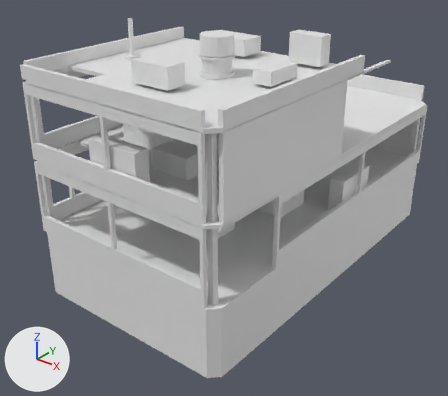
A saved change to the OBJ model cloudbreak-array-r4/assets/tower-n-3-col.obj.
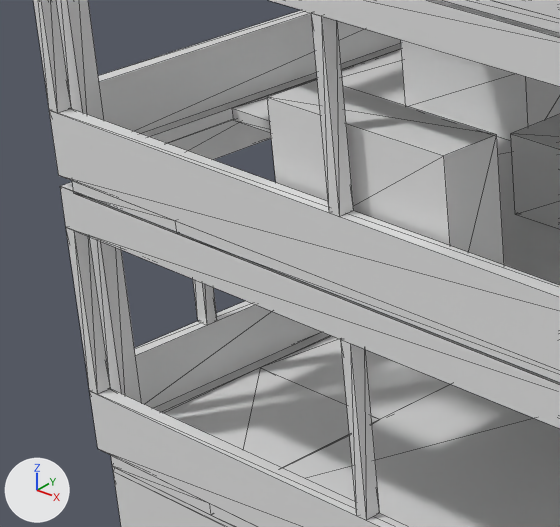
The first picture shows the older version from a camera (50 mm lens) standing at (15.6, -21.6, 12.5) and looking at (-0.3, -1.7, 0.1). The close-ups show the older and then the newer version on the part from 4% to 37% of the width and 29% to 63% of the height of that picture. Only the edits that show in the close-ups are written down. The lights are fixed; the arrows at lower left show +X, +Y and +Z. The close-ups show mesh edges as thin lines. Where no turn or scale is listed for an object, it has been applied to the vertices.

The scene before the commit, as lines of its bpy script (objects in view):
```python
me_part004 = bpy.data.meshes.new('Part004')
me_part004.from_pydata(...)  # 8 vertices, 12 faces; spans x -4.8..-4.5, y -8.3..8.6, z -0.1..0.0
me_part031 = bpy.data.meshes.new('Part031')
me_part031.from_pydata(...)  # a box spanning x -4.5..-4.26, y -8.3..-8.06, z 0.0..3.08
me_part055 = bpy.data.meshes.new('Part055')
me_part055.from_pydata(...)  # 10 vertices, 16 faces; spans x -2.47..4.82, y -8.62..0.68, z 6.24..6.4
ob_part004 = bpy.data.objects.new('Part004', me_part004)
ob_part004.location = (0.0, 0.0, 0.0)
ob_part031 = bpy.data.objects.new('Part031', me_part031)
ob_part031.location = (0.0, 0.0, 0.0)
ob_part055 = bpy.data.objects.new('Part055', me_part055)
ob_part055.location = (0.0, 0.0, 0.0)
# also in view: 'Part022' at (-4.7, -6.7, 0.4); 'Part045' at (-4.7, -3.7, 3.6); 'Part051' at (-4.4, -8.2, 4.7); 'Part013' at (-0.1, -8.5, 1.7); 'Part006' at (-3.5, -8.5, -0.1)
```
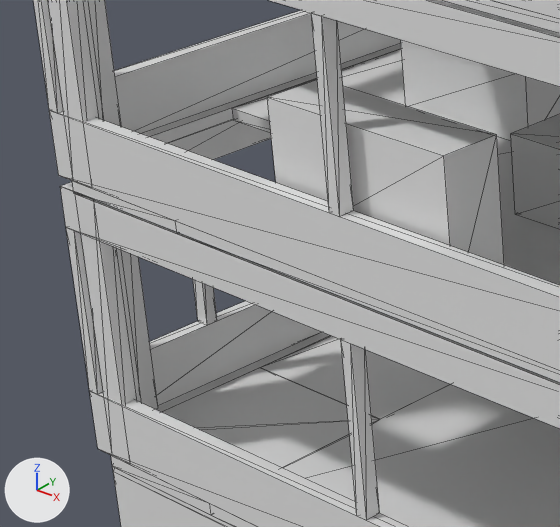
Changed parts and their boxes (x1, y1, x2, y2) in the close-ups (560 x 527 px):
'Part089', added: after (81, 233, 137, 405)
'Part102', added: after (48, 0, 99, 122)
'Part087', added: after (121, 250, 158, 409)
'Part100', added: after (88, 0, 121, 126)
'Part031', unchanged, covered by the edit: before (90, 237, 142, 403); after (117, 248, 142, 403)
'Part051', unchanged, covered by the edit: before (57, 0, 104, 120); after (83, 0, 104, 120)

Patch to the scene script:
```diff
--- a/cloudbreak-array-r4/assets/tower-n-3-col.obj.py
+++ b/cloudbreak-array-r4/assets/tower-n-3-col.obj.py
@@ me_part102 @@
+me_part102.from_pydata([(-4.13, -8.61, 3.2), (-3.82, -8.61, 3.2), (-3.82, -8.42, 3.2), (-4.05, -8.42, 3.2), (-4.13, -8.61, 6.28), (-3.82, -8.61, 6.28), (-3.82, -8.42, 6.28), (-4.05, -8.42, 6.28)], [], [(2, 1, 0), (5, 6, 4), (3, 2, 0), (6, 7, 4), (5, 4, 0), (1, 5, 0), (6, 5, 1), (2, 6, 1), (7, 6, 2), (3, 7, 2), (4, 7, 3), (0, 4, 3)])
@@ me_part100 @@
+me_part100.from_pydata([(-4.81, -7.61, 3.2), (-4.81, -7.93, 3.2), (-4.62, -7.85, 3.2), (-4.62, -7.61, 3.2), (-4.81, -7.61, 6.28), (-4.81, -7.93, 6.28), (-4.62, -7.85, 6.28), (-4.62, -7.61, 6.28)], [], [(2, 1, 0), (5, 6, 4), (3, 2, 0), (6, 7, 4), (5, 4, 0), (1, 5, 0), (6, 5, 1), (2, 6, 1), (7, 6, 2), (3, 7, 2), (4, 7, 3), (0, 4, 3)])
@@ me_part089 @@
+me_part089.from_pydata([(-4.13, -8.61, 0.0), (-3.82, -8.61, 0.0), (-3.82, -8.42, 0.0), (-4.05, -8.42, 0.0), (-4.13, -8.61, 3.08), (-3.82, -8.61, 3.08), (-3.82, -8.42, 3.08), (-4.05, -8.42, 3.08)], [], [(2, 1, 0), (5, 6, 4), (3, 2, 0), (6, 7, 4), (5, 4, 0), (1, 5, 0), (6, 5, 1), (2, 6, 1), (7, 6, 2), (3, 7, 2), (4, 7, 3), (0, 4, 3)])
@@ me_part087 @@
+me_part087.from_pydata([(-4.81, -7.62, 0.0), (-4.81, -7.93, 0.0), (-4.62, -7.85, 0.0), (-4.62, -7.62, 0.0), (-4.81, -7.62, 3.08), (-4.81, -7.93, 3.08), (-4.62, -7.85, 3.08), (-4.62, -7.62, 3.08)], [], [(2, 1, 0), (5, 6, 4), (3, 2, 0), (6, 7, 4), (5, 4, 0), (1, 5, 0), (6, 5, 1), (2, 6, 1), (7, 6, 2), (3, 7, 2), (4, 7, 3), (0, 4, 3)])
@@ ob_part102 @@
+ob_part102 = bpy.data.objects.new('Part102', me_part102)
+ob_part102.location = (0.0, 0.0, 0.0)
@@ ob_part100 @@
+ob_part100 = bpy.data.objects.new('Part100', me_part100)
+ob_part100.location = (0.0, 0.0, 0.0)
@@ ob_part089 @@
+ob_part089 = bpy.data.objects.new('Part089', me_part089)
+ob_part089.location = (0.0, 0.0, 0.0)
@@ ob_part087 @@
+ob_part087 = bpy.data.objects.new('Part087', me_part087)
+ob_part087.location = (0.0, 0.0, 0.0)
```
